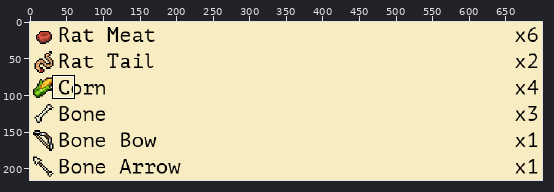
A sprite sheet gets an edit: data/static/inventory_done.png. Above: a wide view before the commit, with the close-up outlined.
Close-up. Before the commit:
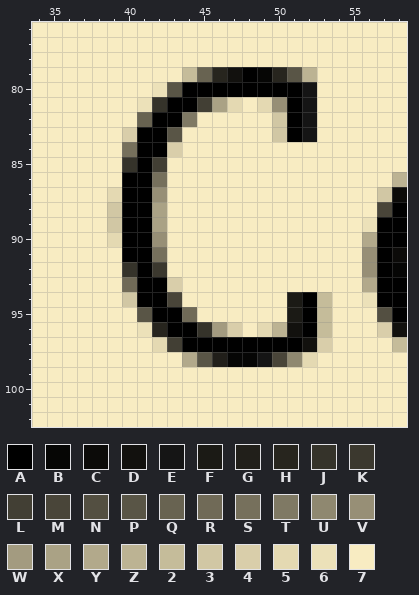
The file is 700x216 pixels. Colours within 5 levels of each other are drawn and written as one. Shown: x 34..58, y 76..102. The commit also changed other parts of the picture, which this record leaves out.
Palette (. is transparent): A #000000  B #060605  C #0c0b09  D #12110e  E #151515  F #1b1a15  G #211f1a  H #27251e  J #35332a  K #3b382e  L #423f34  M #494539  N #534f41  P #595546  Q #686351  R #706a57  S #76705c  T #7f7964  U #8f8870  V #978f76  W #a39b80  X #aaa285  Y #b2a98b  Z #bcb393  2 #c5bc9a  3 #d1c7a4  4 #d9ceaa  5 #e4d9b2  6 #ece1b9  7 #f8ecc2
Pixels before, first column x 34:
 76 7777777777777777777777777
 77 7777777777777777777777777
 78 7777777777777777777777777
 79 77777777772QHDABHPZ777777
 80 777777776PAAAAAAAAE777777
 81 77777776JAALX575VAE777777
 82 7777777QAAT777773AE777777
 83 7777774AAP7777773AE777777
 84 777777SAA4777777777777777
 85 777777JAL7777777777777777
 86 777777AAS777777777777777Z
 87 777775AAV777777777777773C
 88 777773AAX77777777777777MA
 89 777773AAX77777777777776AA
 90 777775AAV7777777777777YAA
 91 777777AAS7777777777777VAC
 92 777777JAK7777777777777VAB
 93 777777RAA4777777777777YAA
 94 7777773AAM7777777FA2776AA
 95 7777777PAAR777777FA2777NA
 96 77777776HAAJW475ZDA27774D
 97 777777775LAAAAAAAAD477772
 98 7777777777YPGBBEMU5777777
 99 7777777777777777777777777
100 7777777777777777777777777
101 7777777777777777777777777
102 7777777777777777777777777
Once edited:
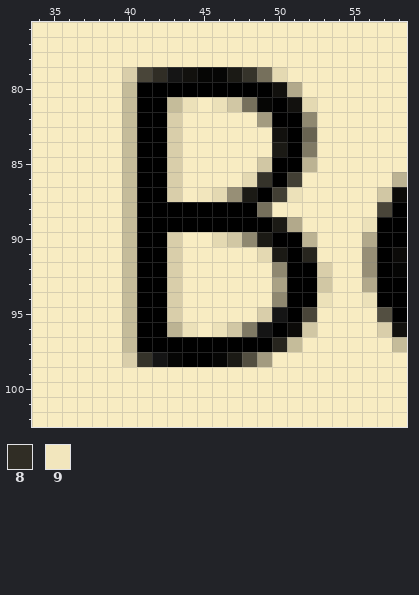
Colours new in this view: 8 #302d25  9 #f2e6bd
What changed:
y 79: x 40..52 77772QHDABHPZ -> 4M8EDBBFJS577
y 80: x 40..43 776P -> 2AAA; x 50..52 AAE -> DY7
y 81: x 40..52 76JAALX575VAE -> 2AA26763SBAD5
y 82: x 40..41 7Q -> 2A; x 43..44 AT -> 47; x 49..50 73 -> WA; x 52 E -> U
y 83: x 40 4 -> 2; x 43 P -> 4; x 50 3 -> D; x 52 E -> Q
y 84: x 40 S -> 2; x 50..52 777 -> FAT
y 85: x 40 J -> 2; x 42..43 L7 -> A4; x 49..52 7777 -> 3AAZ
y 86: x 40 A -> 2; x 42..43 S7 -> A4; x 48..51 7777 -> 5JAL
y 87: x 39..40 5A -> 72; x 42..43 V7 -> A4; x 45..51 7777777 -> 95VFAL6
y 88: x 39..40 3A -> 72; x 42..49 X7777777 -> AAAAAAAS
y 89: x 39..40 3A -> 72; x 42..51 X777777777 -> AAAAAAAAFY
y 90: x 39..40 5A -> 72; x 42..43 V7 -> A4; x 46..52 7777777 -> 53UFAAZ
y 91: x 40 A -> 2; x 42..43 S7 -> A4; x 49..52 7777 -> 5FAH
y 92: x 40 J -> 2; x 42..43 K7 -> A4; x 50..53 7777 -> UAA4
y 93: x 40 R -> 2; x 50..53 7777 -> XAA3
y 94: x 40 3 -> 2; x 43 M -> 4; x 50..51 7F -> UA; x 53 2 -> 6
y 95: x 40..41 7P -> 2A; x 43..44 AR -> 47; x 49..53 77FA2 -> 4EAM7
y 96: x 40..53 76HAAJW475ZDA2 -> 2AAZ6763TEAC37
y 97: x 40..43 775L -> 2AAA; x 50..53 AAD4 -> H277
y 98: x 40..52 7777YPGBBEMU5 -> 4JEBAABFNW777
Pixel boxes of the changes (left, top, right, bottom) in both close-ups:
changed: (107, 67, 332, 367)
